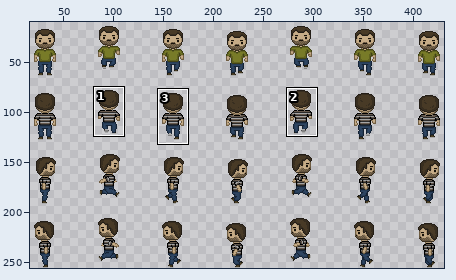
Sprite sheet -- build/assets/ibrahim.png. Above, an overview of the earlier version with the close-up marked.
Close-up. Before:
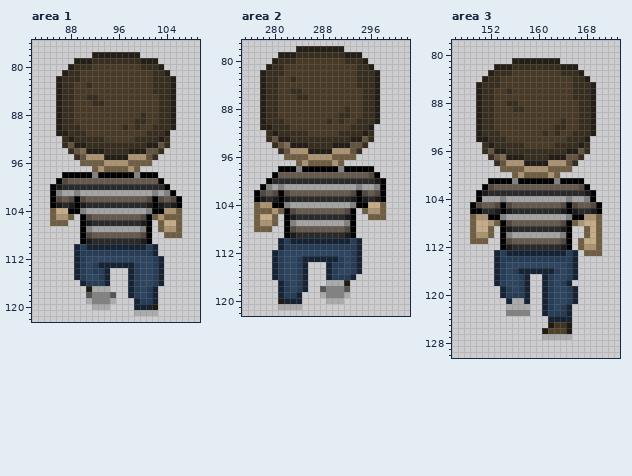
The file is 512x256 pixels. Colours within 5 levels of each other are drawn and written as one. Shown: area 1: x 82..109, y 76..122; area 2: x 275..302, y 77..122; area 3: x 146..173, y 78..130. The wide view leaves out empty margins. The commit also changed other parts of the picture, which this record leaves out.
And afterwards:
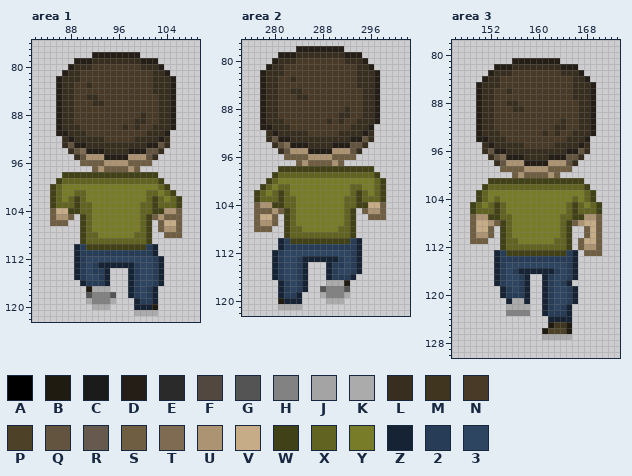
Palette (. is transparent): A #000000  B #201b10  C #1b1b1b  D #241e17  E #2a2a2a  F #53483f  G #545454  H #828282  J #a4a4a4  K #ababab  L #382e20  M #403620  N #483a26  P #4d4127  Q #63543f  R #66594d  S #705e43  T #7e6b51  U #ac9472  V #c6ac87  W #404116  X #616320  Y #787b28  Z #162334  2 #273d57  3 #2e4562
Changes in this commit:
Changed rows in their new state; - is an unchanged pixel.
Area 1:
first column x 85:
 98 --WWWWWWWWWWWWWWWW----
 99 -WXXXXXXXXXXXXXXXXW---
100 WXYYYYYYYYYYYYYYYYXW--
101 WXYYXXYYYYYYYYYYXXYXW-
102 WXYXWXYYYYYYYYYYXWXYXW
103 WXXXWXXYYYYYYYYXXWXXXW
104 ---WWXXYYYYYYYYXXWW---
105 -----WXYYYYYYYYXW-----
106 -----WXYYYYYYYYXW-----
107 -----WXYYYYYYYYXW-----
108 -----WXXYYYYYYXXW-----
109 -----WXXXXXXXXXXW-----
110 ------WWWWWWWWWW------
Area 2:
first column x 277:
 98 ----WWWWWWWWWWWWWWWW--
 99 ---WXXXXXXXXXXXXXXXXW-
100 --WXYYYYYYYYYYYYYYYYXW
101 -WXYXXYYYYYYYYYYXXYYXW
102 WXYXWXYYYYYYYYYYXWXYXW
103 WXXXWXXYYYYYYYYXXWXXXW
104 ---WWXXYYYYYYYYXXWW---
105 -----WXYYYYYYYYXW-----
106 -----WXYYYYYYYYXW-----
107 -----WXYYYYYYYYXW-----
108 -----WXXYYYYYYXXW-----
109 -----WXXXXXXXXXXW-----
110 ------WWWWWWWWWW------
Area 3:
first column x 149:
101 ---WWWWWWWWWWWWWWWW---
102 --WXXXXXXXXXXXXXXXXW--
103 -WXYYYYYYYYYYYYYYYYXW-
104 -WXYXYYYYYYYYYYYYXYXW-
105 WXYXWXYYYYYYYYYYXWXYXW
106 WXXXWXYYYYYYYYYYXWXXXW
107 ---WWXXYYYYYYYYXXWW---
108 -----WXYYYYYYYYXW-----
109 -----WXYYYYYYYYXW-----
110 -----WXYYYYYYYYXW-----
111 -----WXXYYYYYYXXW-----
112 -----WXXXXXXXXXXW-----
113 ------WWWWWWWWWW------
